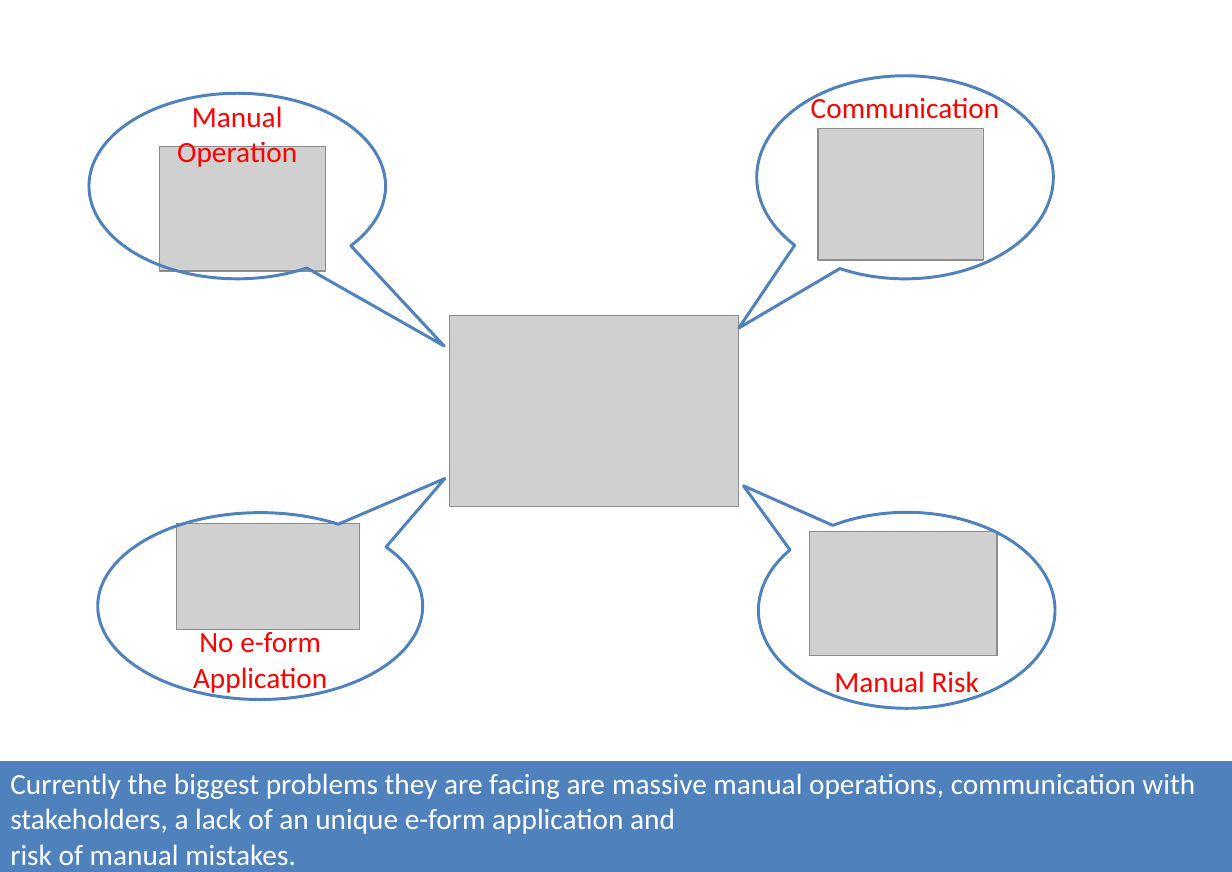
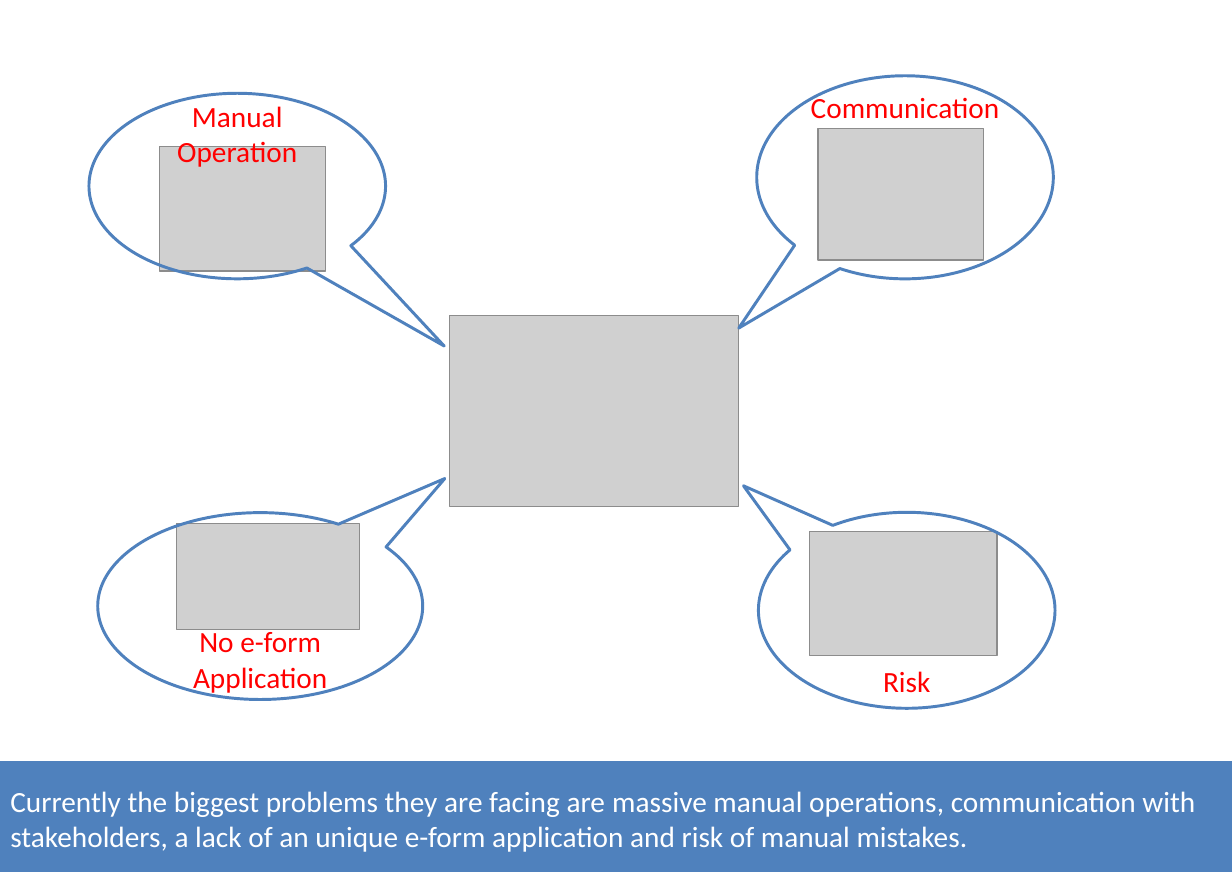
Before and after one commit to tjvictor/auto-scan, a slide deck: slide 2 of src/main/presentation/FinTechathon_2nd.pptx. Drawn at 1232x872 pixels with LibreOffice and Linux fonts; fonts in the diff are those of the drawing; grey boxes stand for pictures. Boxes give left, top, right and bottom in pixels: in the first picture for what was removed or moved away, otherwise in the second. Text is boxed around its words. In the diff, an @@ line names an element or a change of style, - is before the commit and + after.

Commit message:
home

```diff
--- a/src/main/presentation/FinTechathon_2nd.pptx
+++ b/src/main/presentation/FinTechathon_2nd.pptx
@@ text in speech bubble at [883,671,930,693]: text changed @@
-Manual Risk
+Risk
@@ text in rectangle at [10,791,1195,852]: text changed @@
-Currently the biggest problems they are facing are massive manual operations, communication with stakeholders, a lack of an unique e-form application and
-risk of manual mistakes.
+Currently the biggest problems they are facing are massive manual operations, communication with stakeholders, a lack of an unique e-form application and risk of manual mistakes.
```
